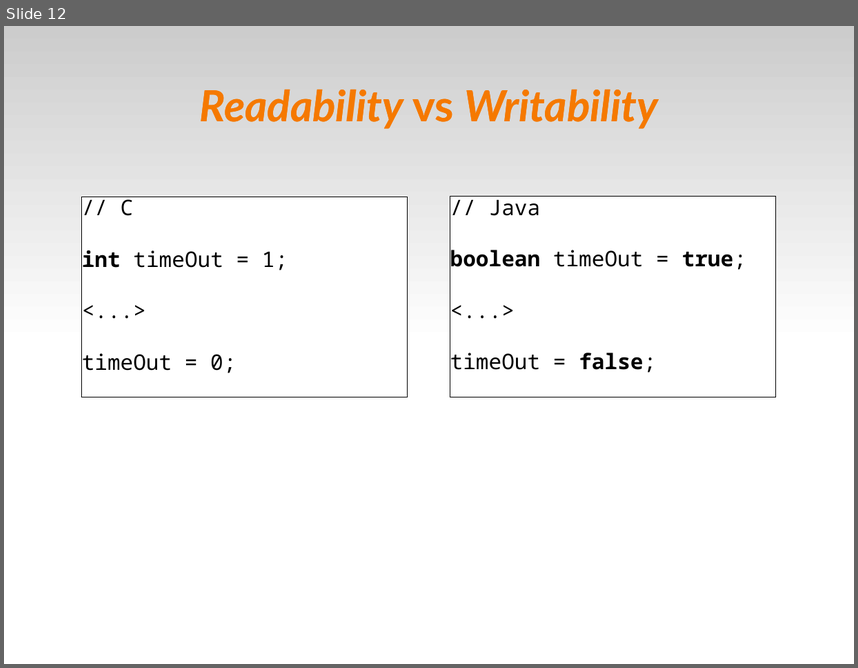
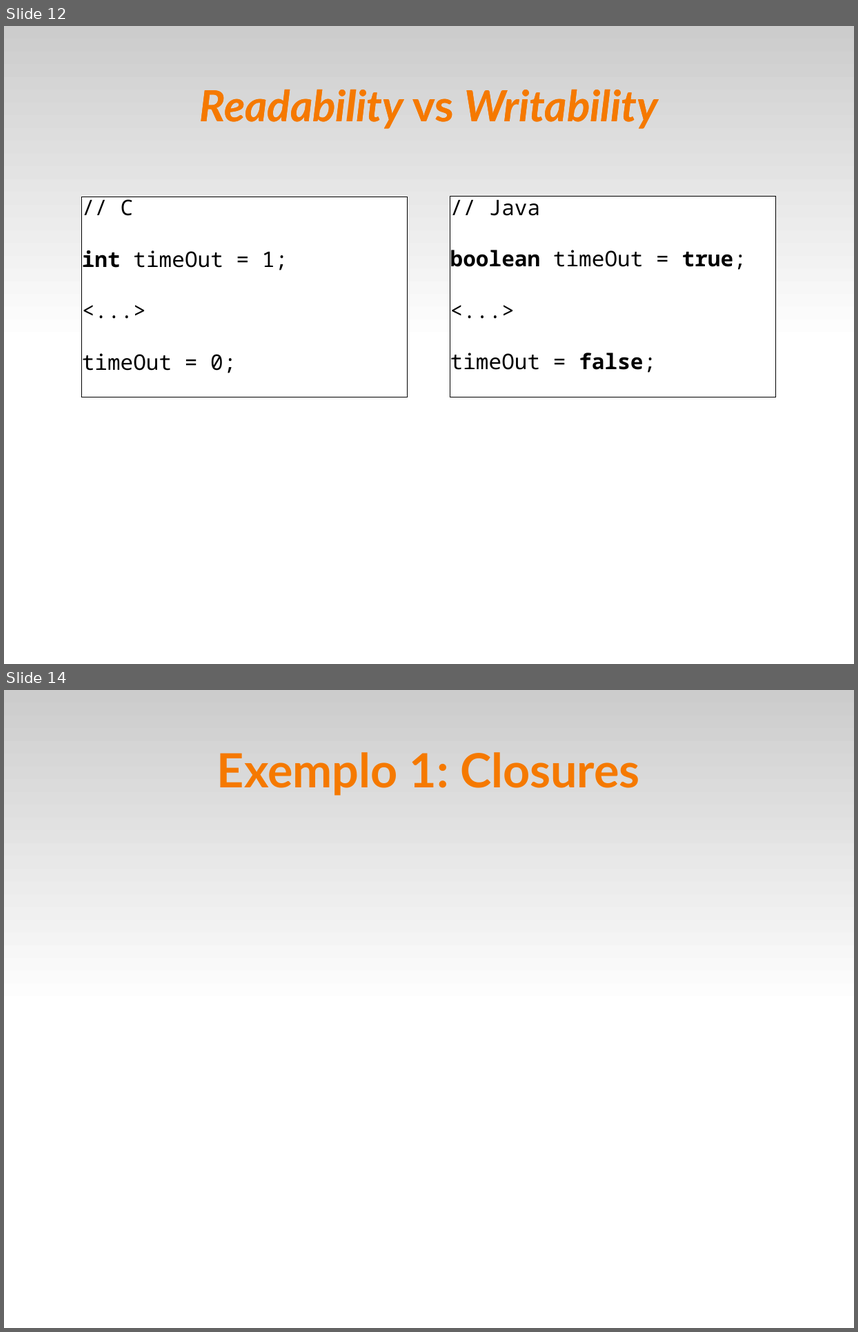
Before and after one commit to fsantanna-uerj/EDL, a slide deck: edl.odp. Shown one above the other, each under a label of ours: slide 12 before the commit, slides 12 and 14 after it; the slides between them are not shown. The pictures are 858x668 and 858x1332 pixels, drawn with LibreOffice and Linux fonts; fonts in the diff are those of the drawing. Boxes give left, top, right and bottom in pixels: in the first picture for what was removed or moved away, otherwise in the second. Text is boxed around its words. In the diff, an @@ line names an element or a change of style, - is before the commit and + after.

```diff
--- a/edl.odp
+++ b/edl.odp
@@ slide 14 added at [4, 690, 854, 1328], background #FFFFFF; not listed: 1 template element that a slide beside it also shows @@
@@ title added at [217, 752, 640, 796], 44 pt, text #F57900, bold @@
+Exemplo 1: Closures
```
Also in this commit, not shown: 3 other slides added, 1 slide removed, 5 other files.
